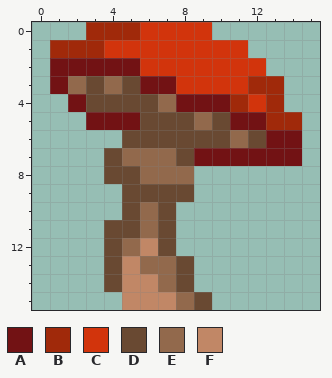
Pixel-art sprite -- data/base/gfx/game/tile/plant/shroom2.png. That is the earlier state.
The file is 16x16 pixels.
Palette (. is transparent): A #721214  B #a0290a  C #d2340c  D #694932  E #92694c  F #c18766
Pixels before, first column x 1:
 0 ..BBBCCCC.....
 1 BBBCCCCCCCC...
 2 AAAAACCCCCCC..
 3 AEDEDAACCCCBB.
 4 .ADDDDEAAABCB.
 5 ..AAADDDEDAABB
 6 ....DDDDDDEDAA
 7 ...DEEEDAAAAAA
 8 ...DDEEE......
 9 ....DDDD......
10 ....DED.......
11 ...DDED.......
12 ...DEFD.......
13 ...DFEED......
14 ...DFFED......
15 ....FFFED.....
New version:
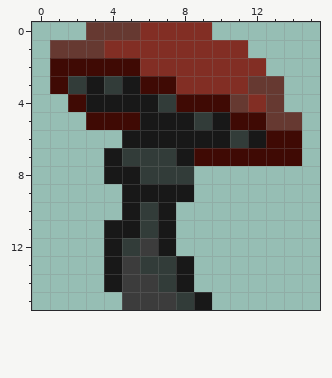
Author's note on the commit: Shrooms and lianas placed
From old to new:
Colour A changes from #721214 to #3f0a04.
Colour B changes from #a0290a to #663931.
Colour C changes from #d2340c to #822e24.
Colour D changes from #694932 to #181818.
Colour E changes from #92694c to #323c39.
Colour F changes from #c18766 to #3c3c3c.
